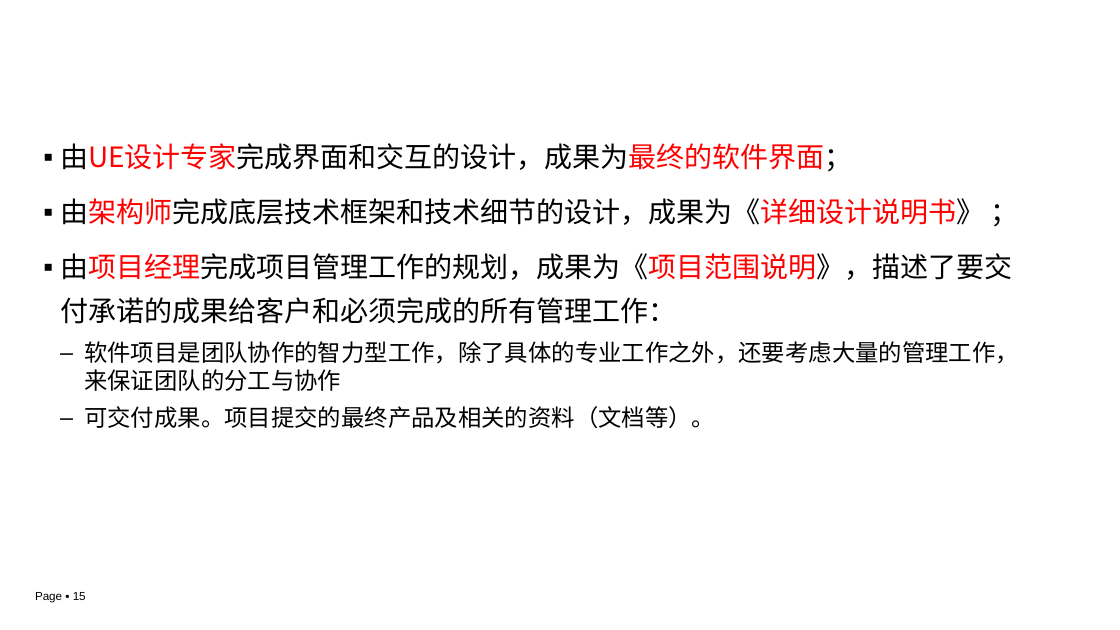
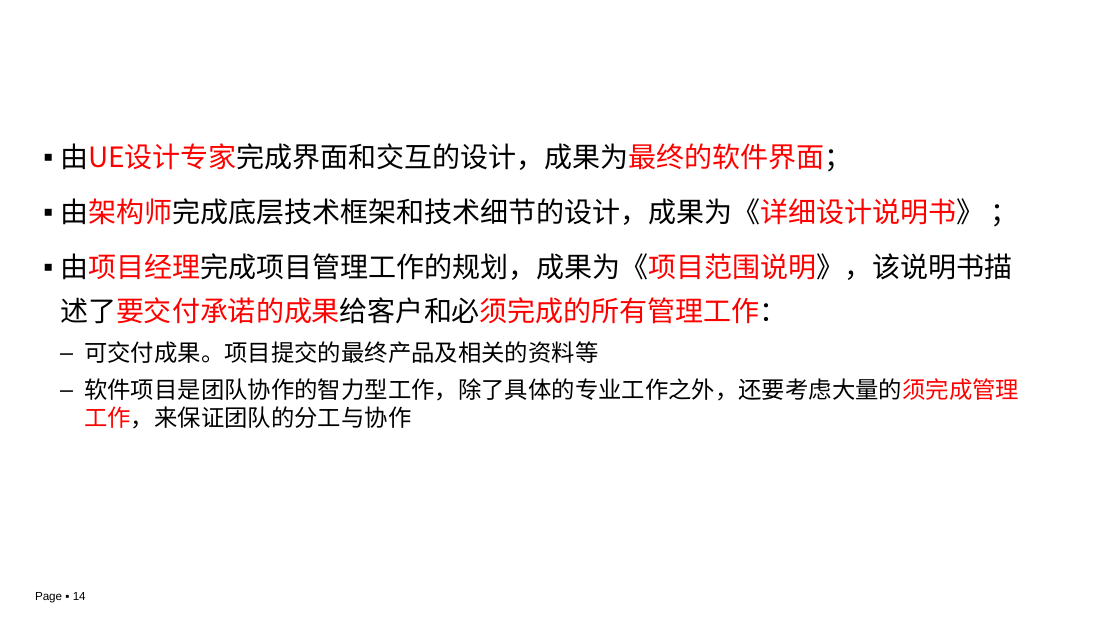
Before and after one commit to edu2act/course-IT-Project-Management, a slide deck: slide 14 of materials/slides/ch03-1.pptx (slide 15 before the commit). Drawn at 1120x630 pixels with LibreOffice and Linux fonts; fonts in the diff are those of the drawing; background and template pictures are left out. Boxes give left, top, right and bottom in pixels: in the first picture for what was removed or moved away, otherwise in the second. Text is boxed around its words. In the diff, an @@ line names an element or a change of style, - is before the commit and + after.

```diff
--- a/materials/slides/ch03-1.pptx
+++ b/materials/slides/ch03-1.pptx
@@ text at (60, 253, 1019, 429): text changed @@
-▪ 由项目经理完成项目管理工作的规划，成果为《项目范围说明》，描述了要交付承诺的成果给客户和必须完成的所有管理工作：
-  – 软件项目是团队协作的智力型工作，除了具体的专业工作之外，还要考虑大量的管理工作，来保证团队的分工与协作
-  – 可交付成果。项目提交的最终产品及相关的资料（文档等）。
+▪ 由项目经理完成项目管理工作的规划，成果为《项目范围说明》，该说明书描述了要交付承诺的成果给客户和必须完成的所有管理工作：
+  – 可交付成果。项目提交的最终产品及相关的资料等
+  – 软件项目是团队协作的智力型工作，除了具体的专业工作之外，还要考虑大量的须完成管理工作，来保证团队的分工与协作
@@ page number at (35, 592, 86, 603): text changed @@
-Page ▪ 15
+Page ▪ 14
```
Also in this commit, not shown: 6 other slides changed, 1 slide added, 1 slide removed.
